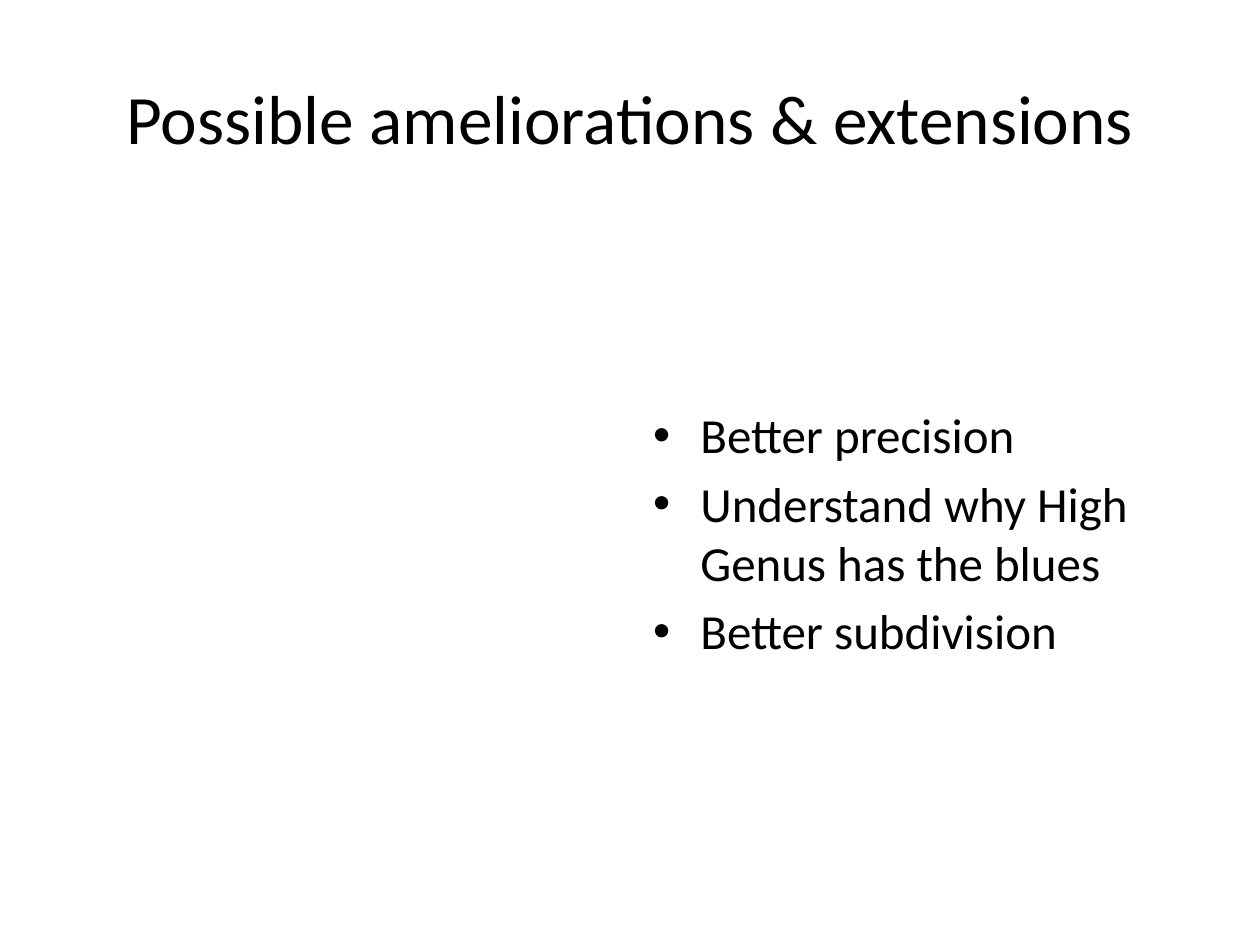
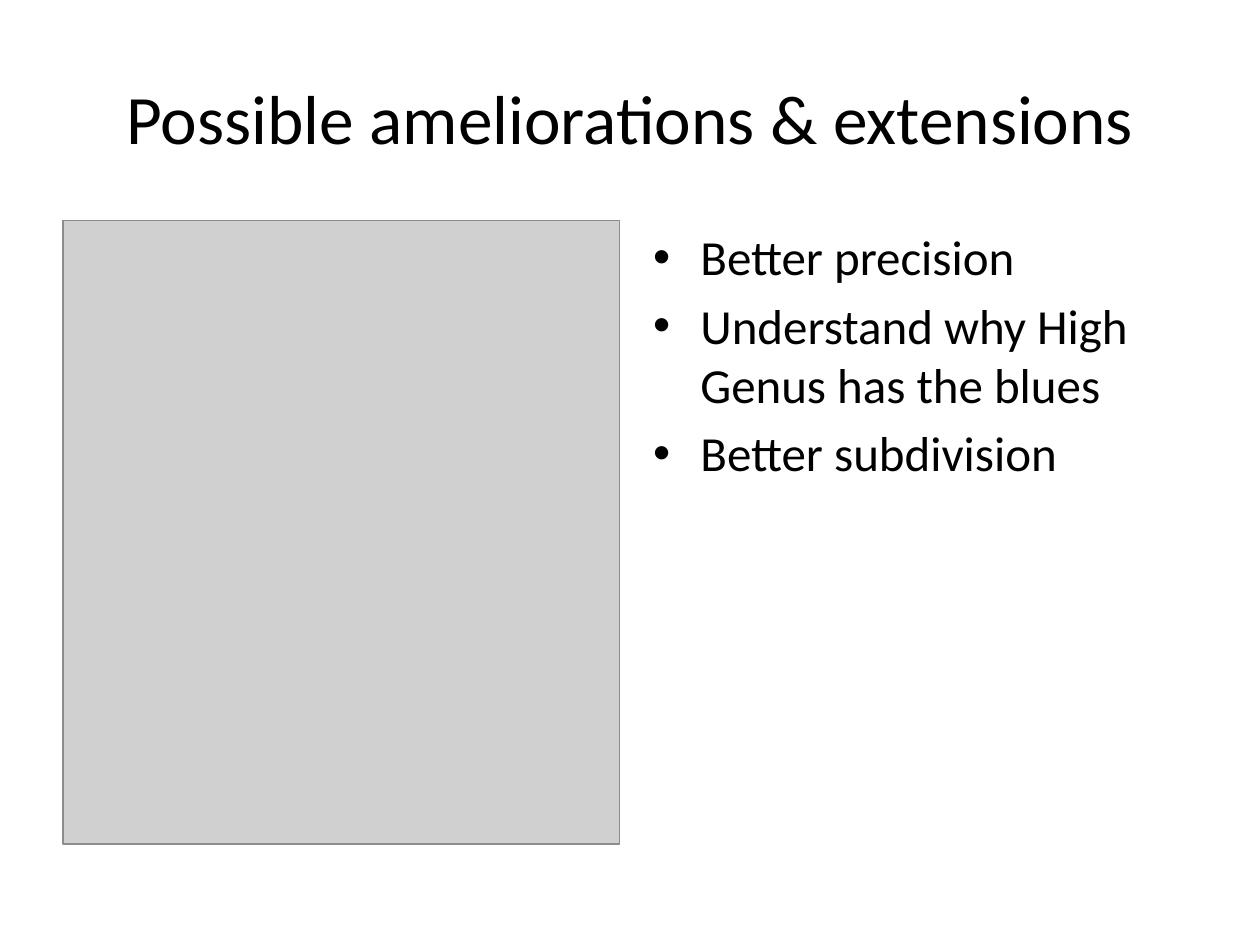
Before and after one commit to jcaille/INF555_Project, a slide deck: slide 24 of presentation.pptx (slide 20 before the commit). Drawn at 1260x945 pixels with LibreOffice and Linux fonts; fonts in the diff are those of the drawing; grey boxes stand for pictures. Boxes give left, top, right and bottom in pixels: in the first picture for what was removed or moved away, otherwise in the second. Text is boxed around its words. In the diff, an @@ line names an element or a change of style, - is before the commit and + after.

```diff
--- a/presentation.pptx
+++ b/presentation.pptx
@@ picture added at <box>63,220,620,844</box> @@
@@ text "Better precision" at <box>700,241,1128,472</box>: vertical alignment middle to top @@
```
Also in this commit, not shown: 19 other slides changed, 4 slides added, 3 other files.
